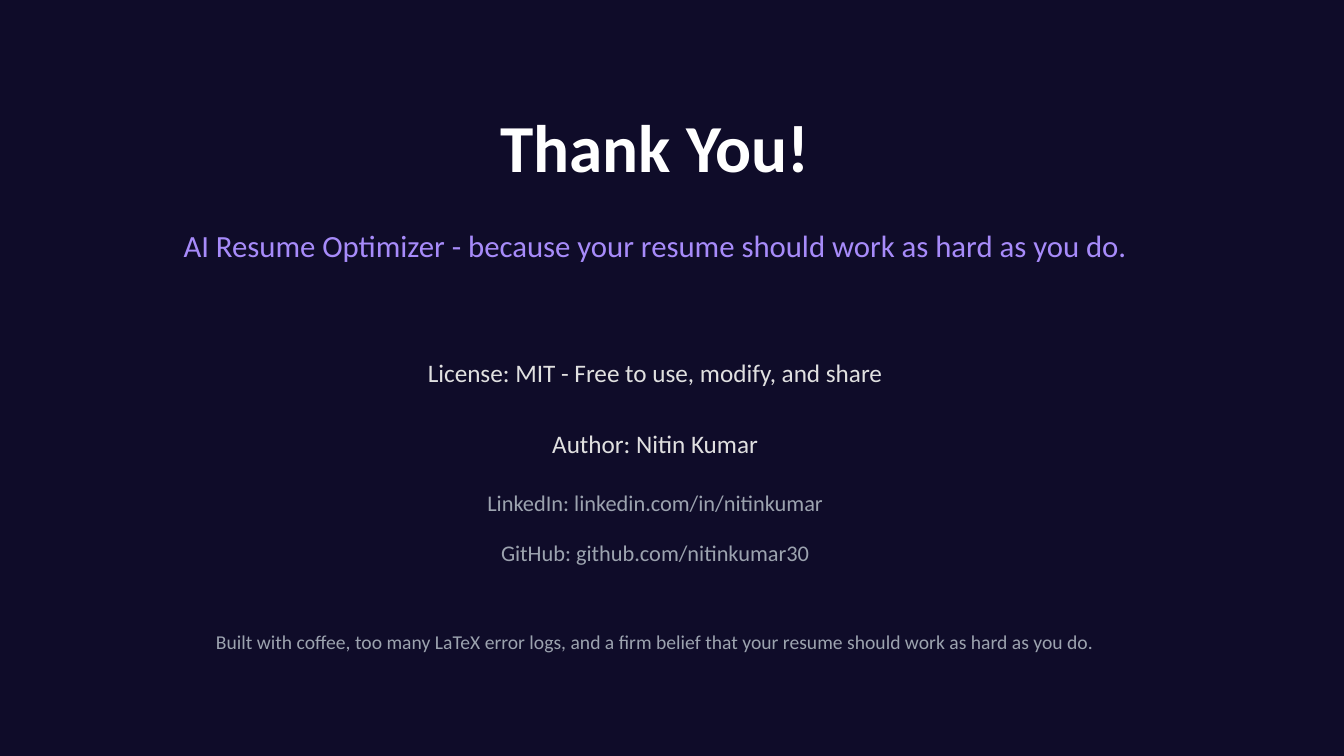
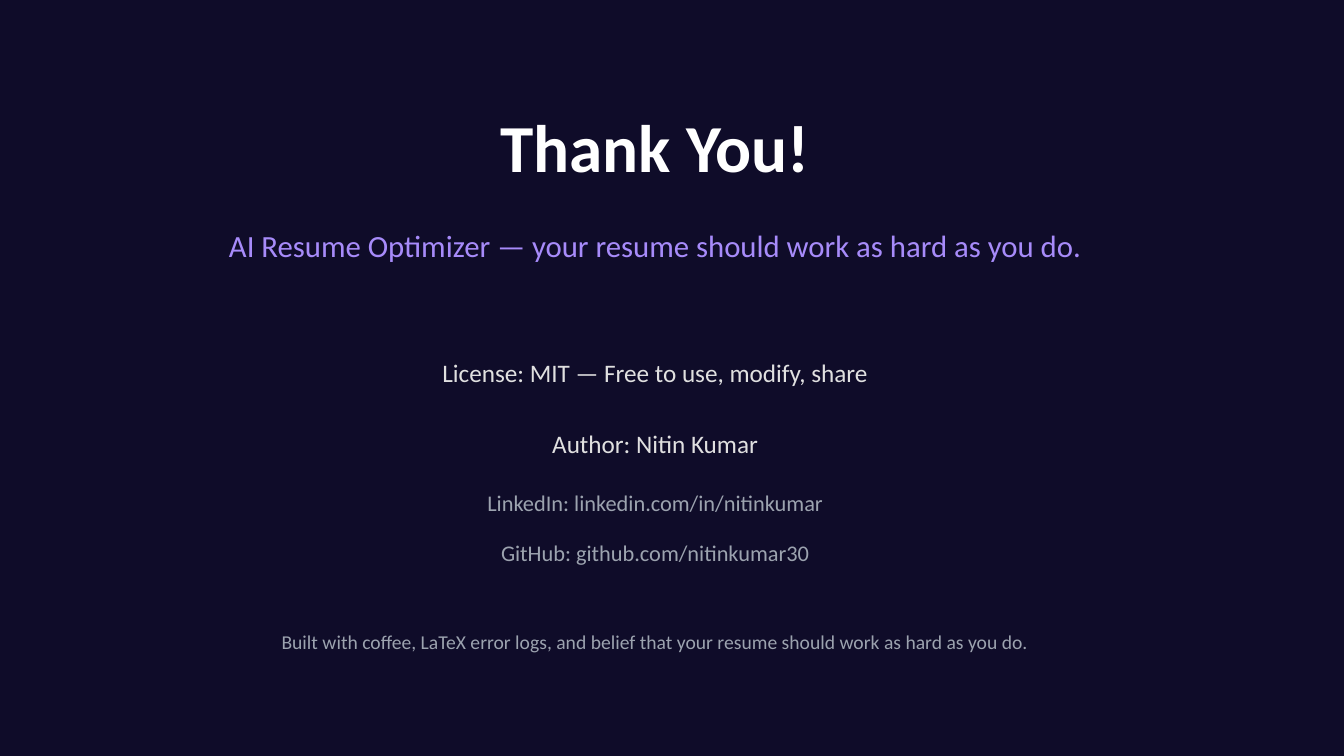
Before and after one commit to nitinkumar30/aiResumeOptimizer, a slide deck: slide 13 of AI_Resume_Optimizer_Presentation.pptx (slide 12 before the commit). Drawn at 1344x756 pixels with LibreOffice and Linux fonts; fonts in the diff are those of the drawing. Boxes give left, top, right and bottom in pixels: in the first picture for what was removed or moved away, otherwise in the second. Text is boxed around its words. In the diff, an @@ line names an element or a change of style, - is before the commit and + after.

```diff
--- a/AI_Resume_Optimizer_Presentation.pptx
+++ b/AI_Resume_Optimizer_Presentation.pptx
@@ text at (229, 235, 1081, 262): text changed @@
-AI Resume Optimizer - because your resume should work as hard as you do.
+AI Resume Optimizer — your resume should work as hard as you do.
@@ text at (442, 364, 867, 386): text changed @@
-License: MIT - Free to use, modify, and share
+License: MIT — Free to use, modify, share
@@ text at (282, 635, 1028, 653): text changed @@
-Built with coffee, too many LaTeX error logs, and a firm belief that your resume should work as hard as you do.
+Built with coffee, LaTeX error logs, and belief that your resume should work as hard as you do.
```
Also in this commit, not shown: 10 other slides changed, 2 slides added, 1 slide removed, 8 other files.
